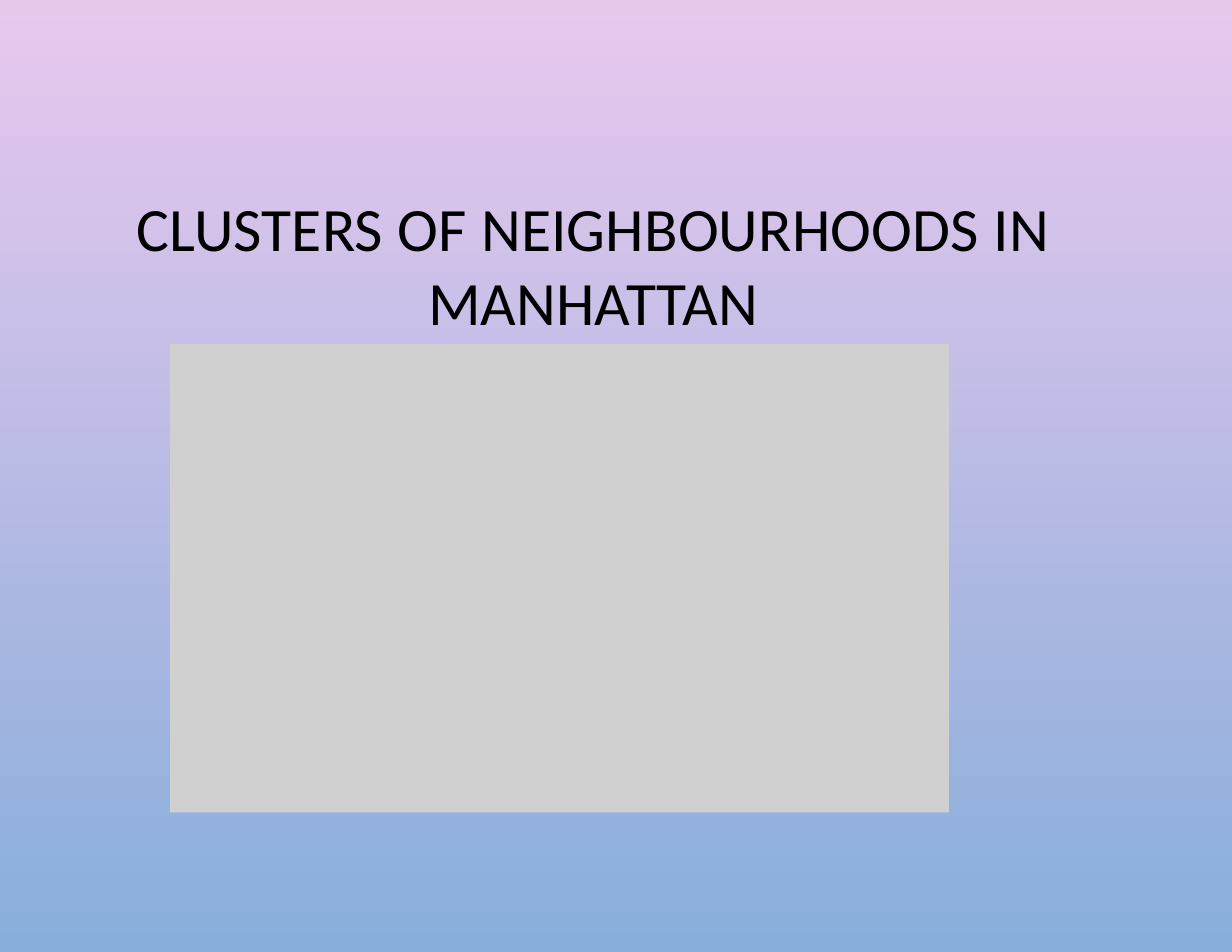
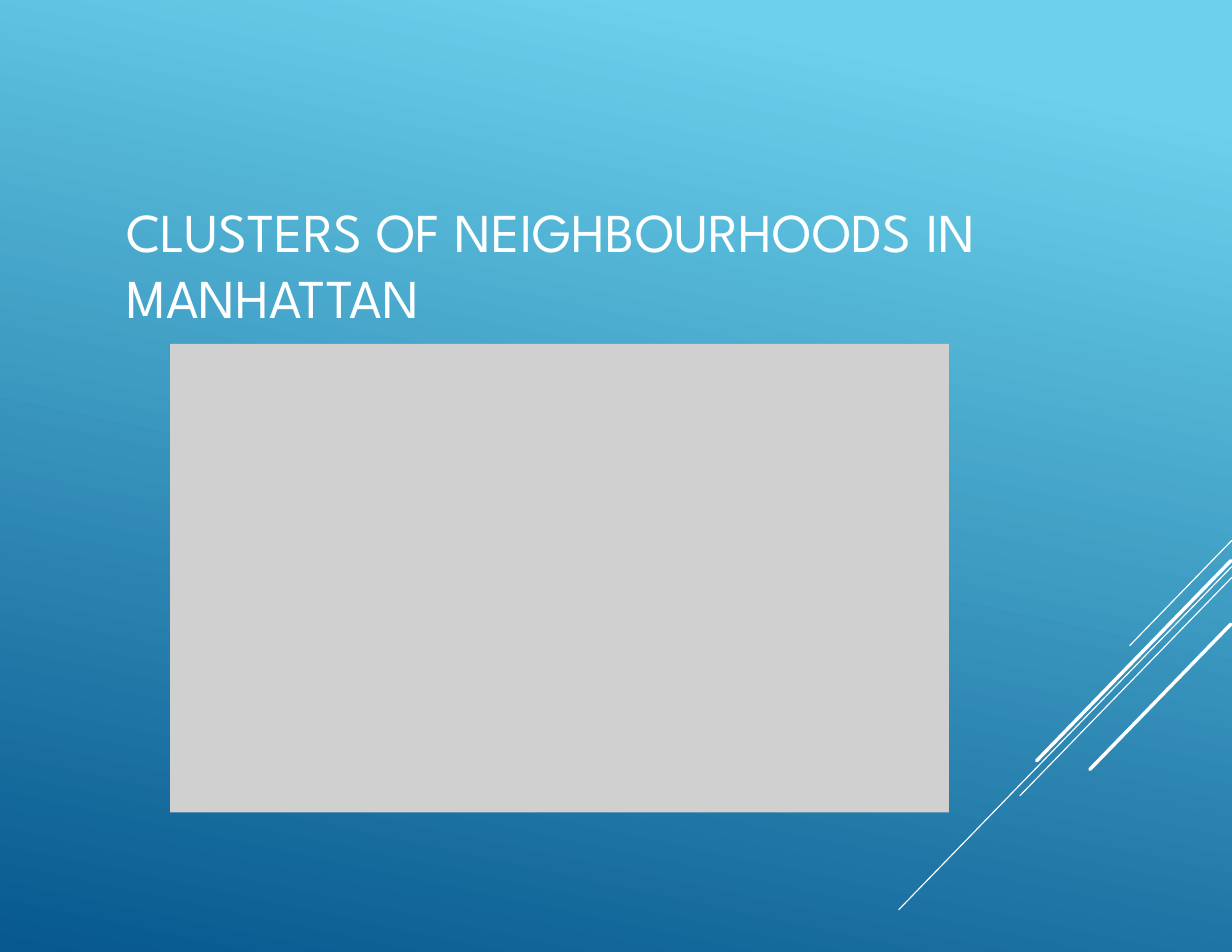
Before and after one commit to Riyazkhan14/Coursera-Capstone-Project, a slide deck: slide 8 of Applied-Data-Science-Capstone-Presentation.pptx. Drawn at 1232x952 pixels with LibreOffice and Linux fonts; fonts in the diff are those of the drawing; grey boxes stand for pictures; background and template pictures are left out. Boxes give left, top, right and bottom in pixels: in the first picture for what was removed or moved away, otherwise in the second. Text is boxed around its words. In the diff, an @@ line names an element or a change of style, - is before the commit and + after.

```diff
--- a/Applied-Data-Science-Capstone-Presentation.pptx
+++ b/Applied-Data-Science-Capstone-Presentation.pptx
@@ background picture (left out) to gradient #6ED2EB to #06588E @@
@@ title "CLUSTERS OF NEIGHBOURHOODS IN MANHATTAN" at (126,215,976,318): size 39.6 to 35.2 pt, font Calibri to League Spartan, text colour #000000 to #FFFFFF; alignment centre to left @@
@@ group added at (898,541,1232,909): 5 lines @@
```
Also in this commit, not shown: 11 other slides changed.
